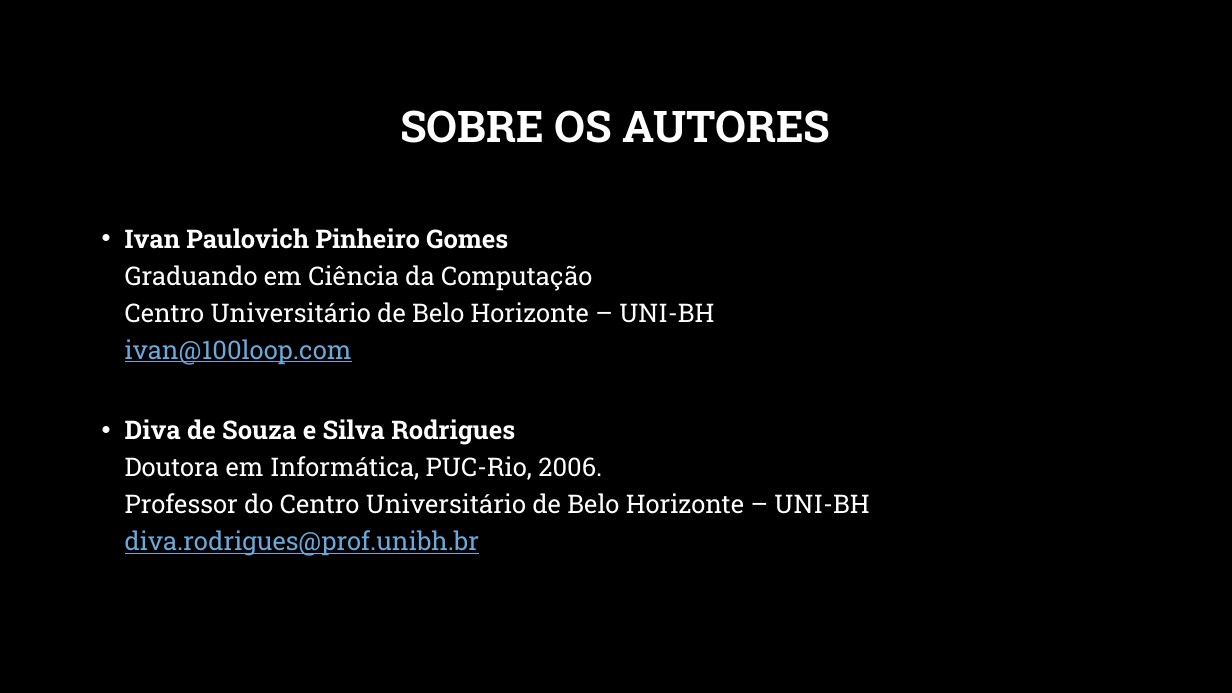
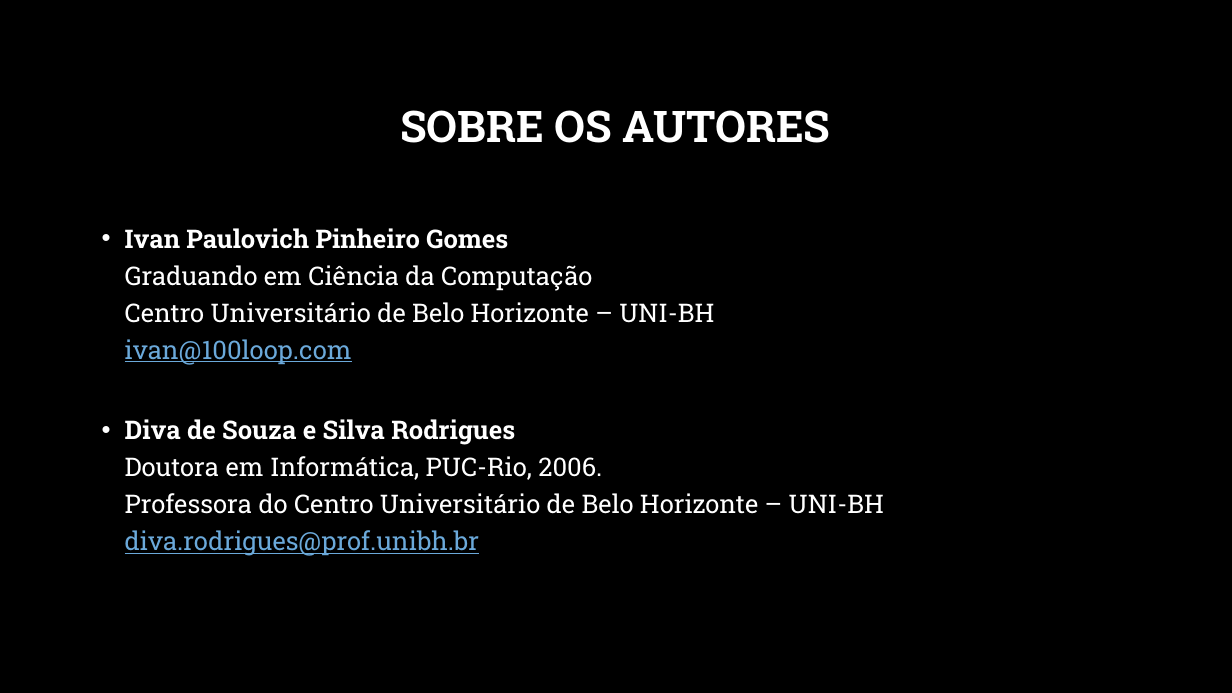
Before and after one commit to ivanpaulovich/mfa, a slide deck: slide 2 of docs/Como uma aplicação baseada em fluxo de dados pode ampliar a segurança em creches.pptx. Drawn at 1232x693 pixels with LibreOffice and Linux fonts; fonts in the diff are those of the drawing; background and template pictures are left out. Boxes give left, top, right and bottom in pixels: in the first picture for what was removed or moved away, otherwise in the second. Text is boxed around its words. In the diff, an @@ line names an element or a change of style, - is before the commit and + after.

Commit message:
ppt

```diff
--- a/docs/Como uma aplicação baseada em fluxo de dados pode ampliar a segurança em creches.pptx
+++ b/docs/Como uma aplicação baseada em fluxo de dados pode ampliar a segurança em creches.pptx
@@ text at (125, 419, 884, 556): text changed @@
-• Diva de Souza e Silva Rodrigues
-  Doutora em Informática, PUC-Rio, 2006.
-  Professor do Centro Universitário de Belo Horizonte – UNI-BH
-  diva.rodrigues@prof.unibh.br
+• Diva de Souza e Silva Rodrigues
+  Doutora em Informática, PUC-Rio, 2006.
+  Professora do Centro Universitário de Belo Horizonte – UNI-BH
+  diva.rodrigues@prof.unibh.br
```
Also in this commit, not shown: 7 other slides changed, 2 other files.
